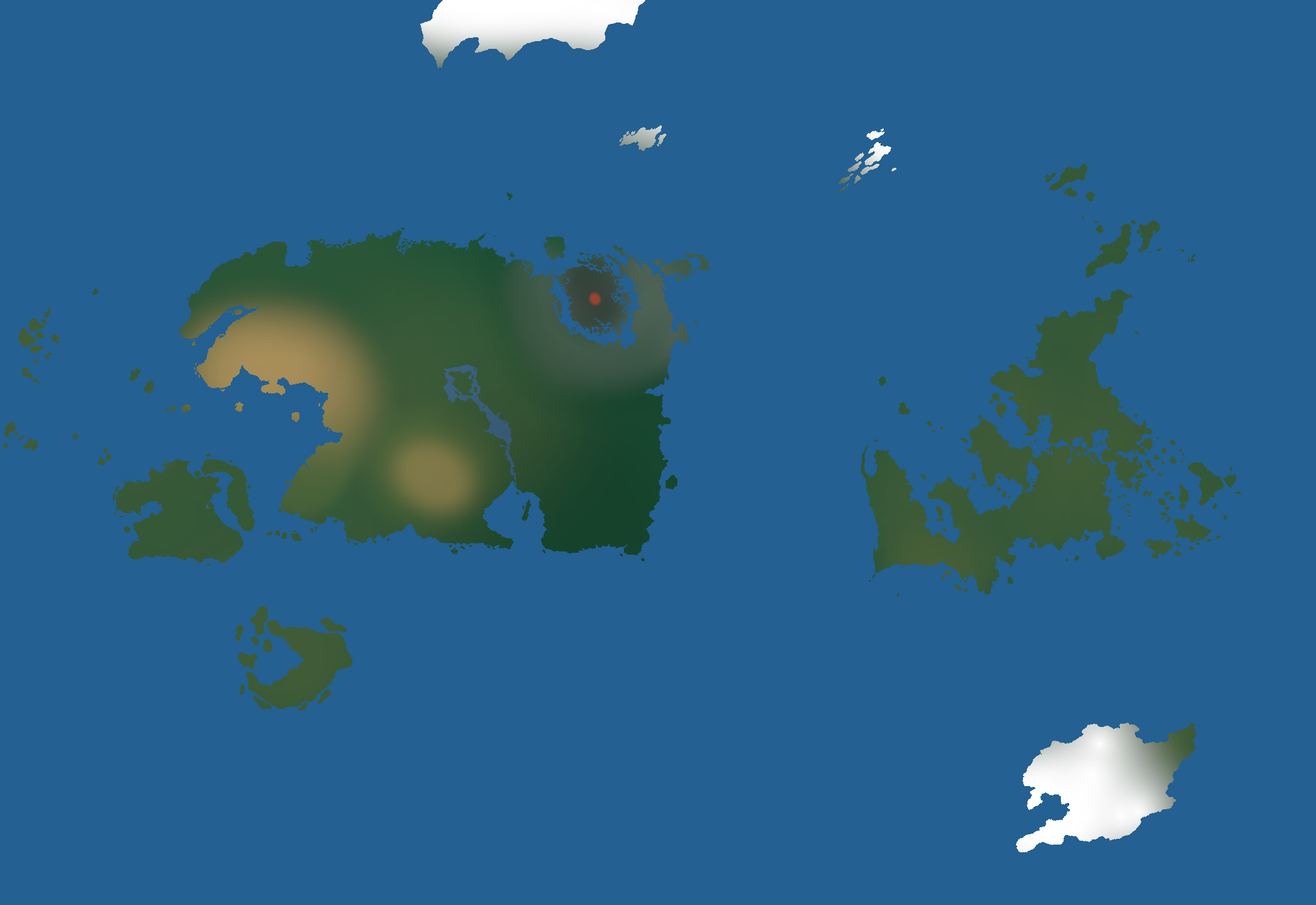
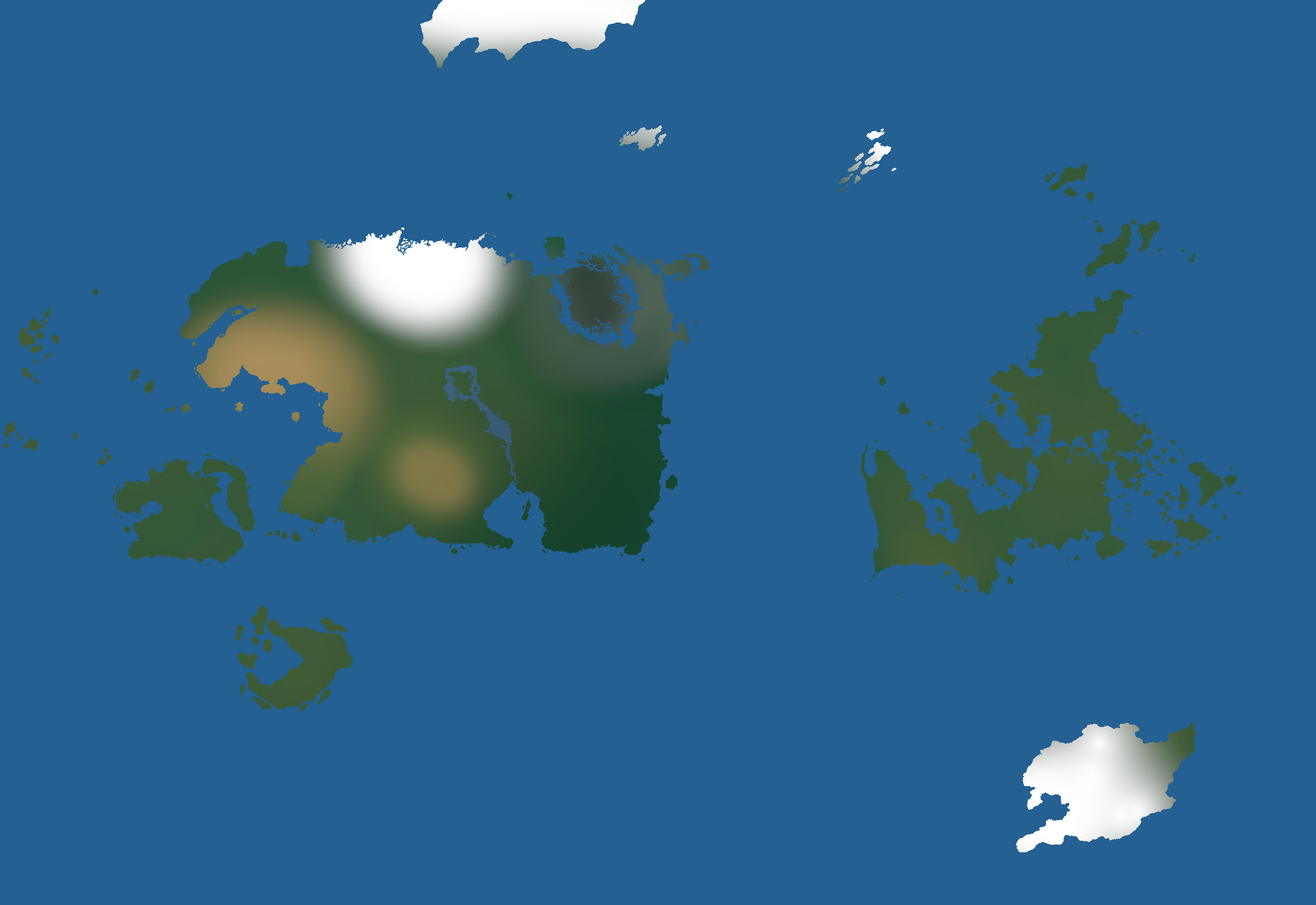
Two versions of the same layered image (1316 x 905). Layer-by-layer changes:
painted on "Land" over box(305, 227, 603, 357)
